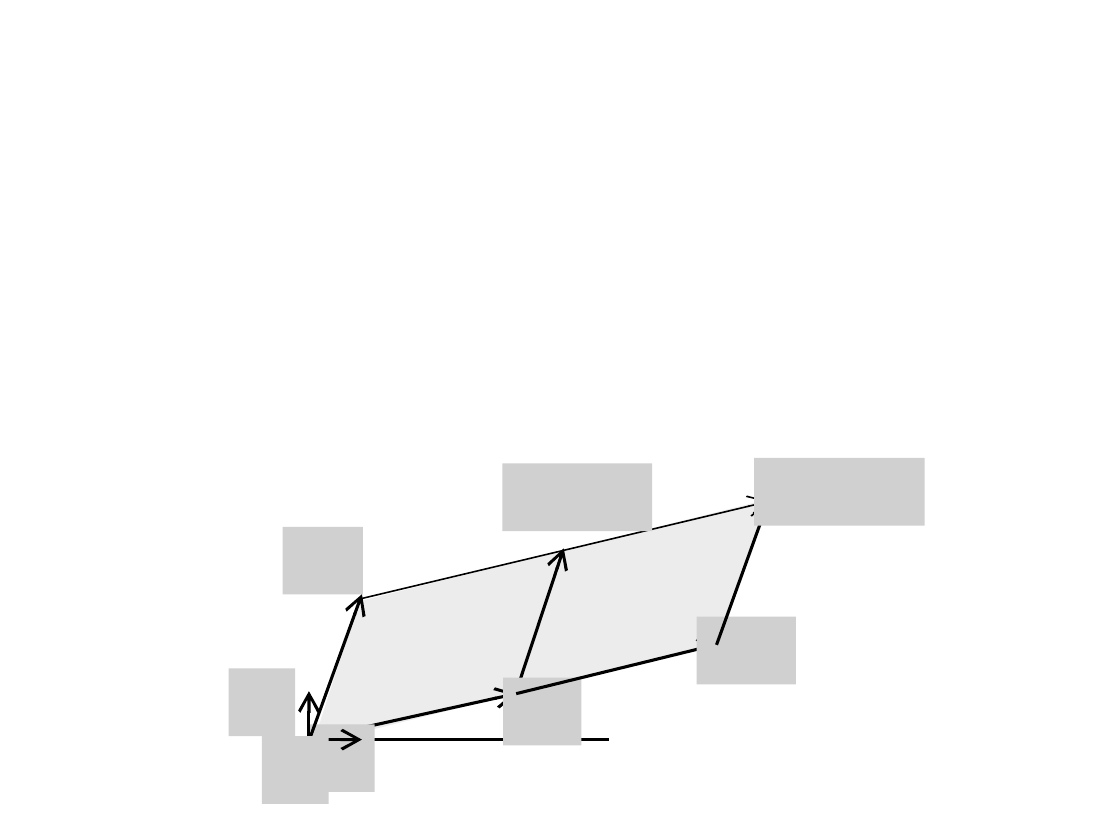
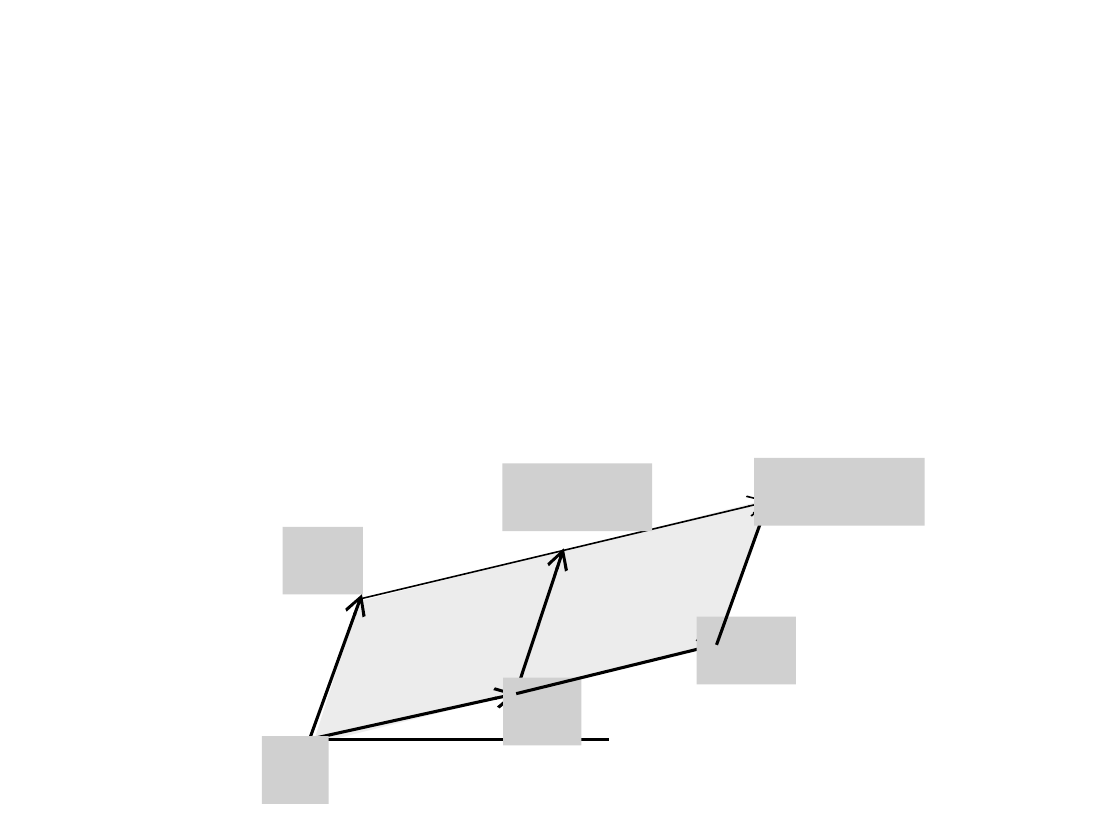
Before and after one commit to herumi/ango-src, a slide deck: slide 1 of img/pairing2.pptx. Drawn at 1120x840 pixels with LibreOffice and Linux fonts; fonts in the diff are those of the drawing; grey boxes stand for pictures. Boxes give left, top, right and bottom in pixels: in the first picture for what was removed or moved away, otherwise in the second. Text is boxed around its words. In the diff, an @@ line names an element or a change of style, - is before the commit and + after.

```diff
--- a/img/pairing2.pptx
+++ b/img/pairing2.pptx
@@ picture removed at [228, 670, 296, 737] @@
@@ arrow removed from (309, 739) to (309, 692) @@
@@ picture removed at [309, 724, 374, 791] @@
@@ arrow removed from (309, 739) to (363, 739) @@
```
Also in this commit, not shown: 10 other files.
